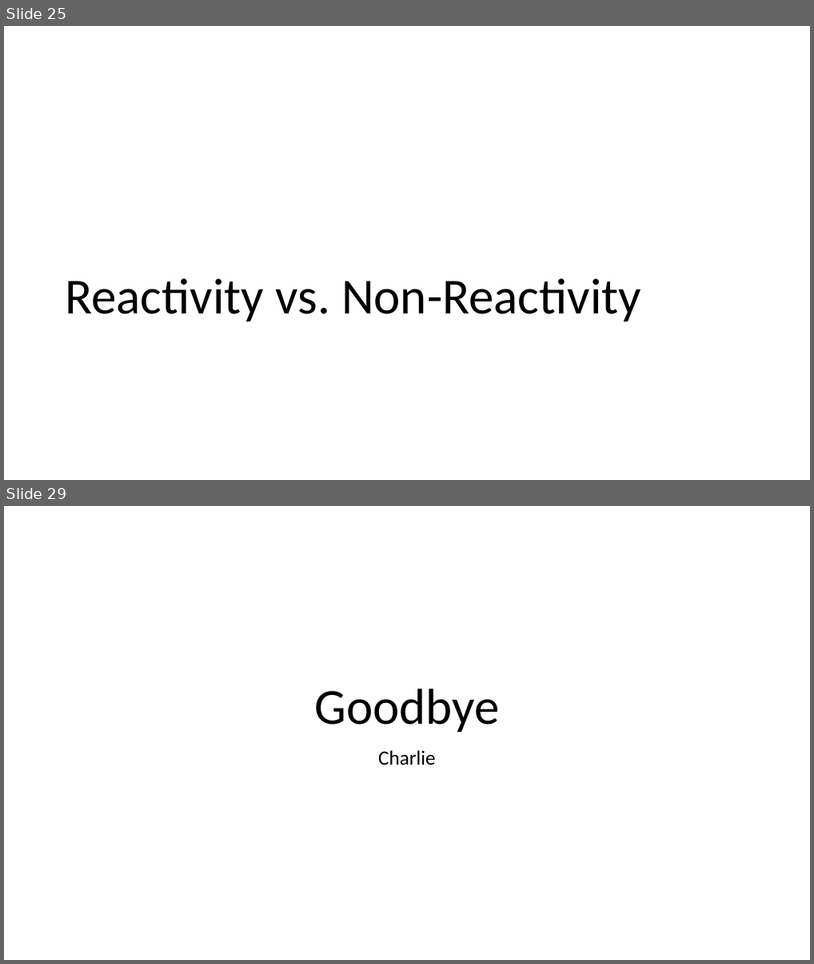
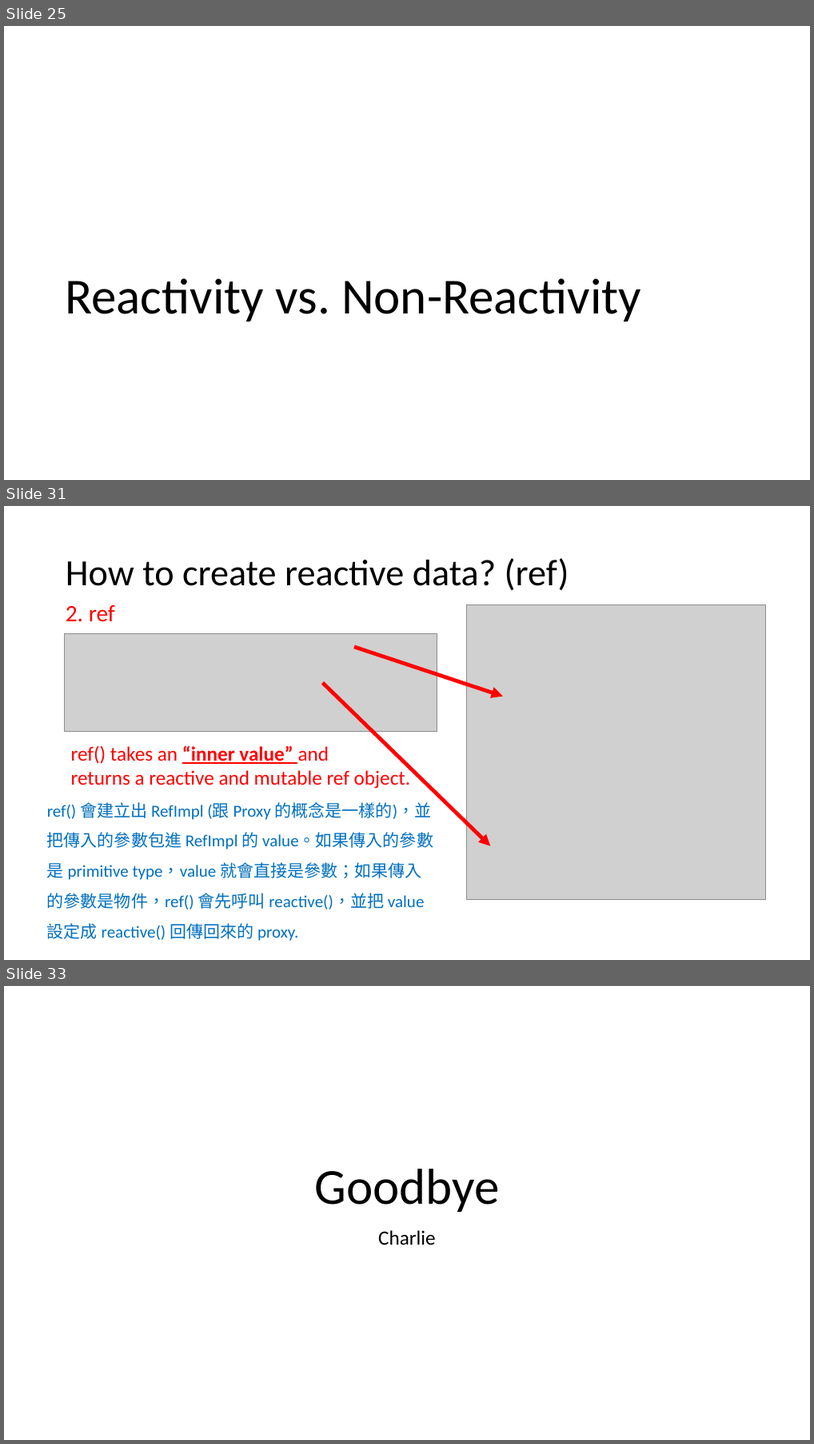
Before and after one commit to michael-ouyang-projects/vue3-practice, a slide deck: VUE3.pptx. Shown one above the other, each under a label of ours: slides 25 and 29 before the commit, slides 25, 31 and 33 after it; the slides between them are not shown. The pictures are 814x964 and 814x1444 pixels, drawn with LibreOffice and Linux fonts; fonts in the diff are those of the drawing; grey boxes stand for pictures. Boxes give left, top, right and bottom in pixels: in the first picture for what was removed or moved away, otherwise in the second. Text is boxed around its words. In the diff, an @@ line names an element or a change of style, - is before the commit and + after.

```diff
--- a/VUE3.pptx
+++ b/VUE3.pptx
@@ slide 31 added at [4,506,810,960], background #FFFFFF @@
@@ title added at [66,558,570,590], 44 pt, text #000000 @@
+How to create reactive data? (ref)
@@ text added at [66,605,115,622], 28 pt, text #FF0000 @@
+2. ref
@@ picture added at [466,604,766,900] @@
@@ picture added at [65,634,437,732] @@
@@ arrow added from (354, 647) to (503, 696), #FF0000 4.5 pt @@
@@ arrow added from (323, 683) to (491, 846), #FF0000 4.5 pt @@
@@ text added at [71,745,410,788], 24 pt, text #FF0000 @@
+ref() takes an “inner value” and
+returns a reactive and mutable ref object.
@@ text added at [47,802,434,940], 20 pt, text #0070C0 @@
+ref() 會建立出 RefImpl (跟 Proxy 的概念是一樣的)，並把傳入的參數包進 RefImpl 的 value。如果傳入的參數是 primitive type，value 就會直接是參數；如果傳入的參數是物件，ref() 會先呼叫 reactive()，並把 value 設定成 reactive() 回傳回來的 proxy.
@@ what was slide 29 is now slide 33 @@
```
Also in this commit, not shown: 11 slides changed, 3 other slides added.
